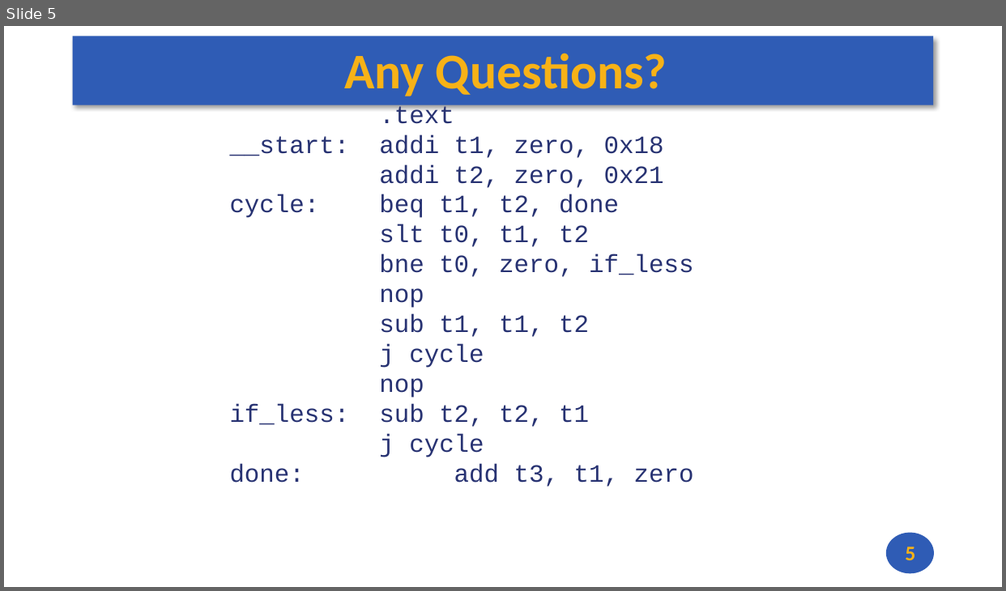
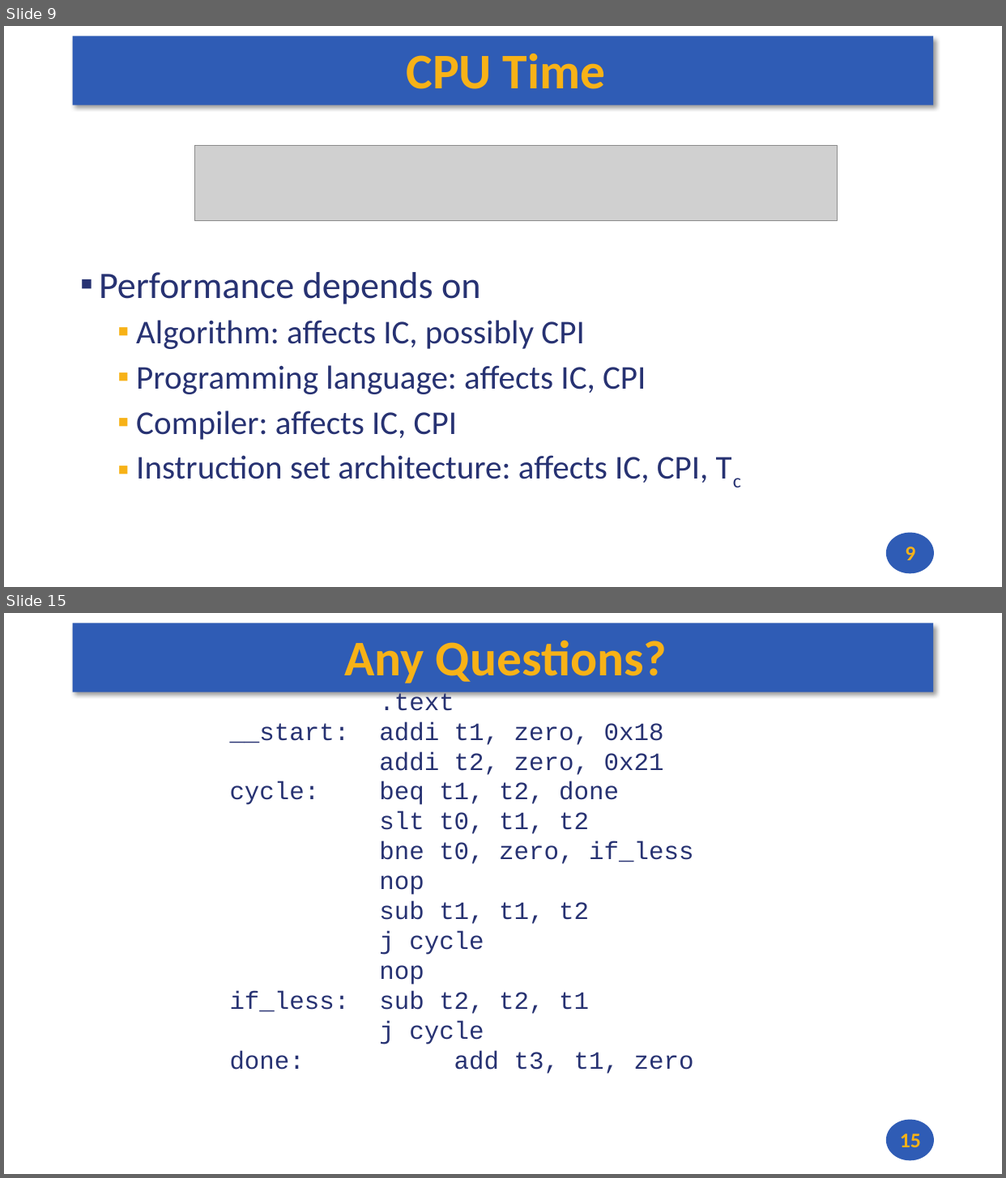
Before and after one commit to andrewt0301/hse-acos-course, a slide deck: docs/part1ca/03_CPU/CA_Lecture_03.pptx. Shown one above the other, each under a label of ours: slide 5 before the commit, slides 9 and 15 after it; the slides between them are not shown. The pictures are 1006x591 and 1006x1178 pixels, drawn with LibreOffice and Linux fonts; fonts in the diff are those of the drawing; grey boxes stand for pictures. Boxes give left, top, right and bottom in pixels: in the first picture for what was removed or moved away, otherwise in the second. Text is boxed around its words. In the diff, an @@ line names an element or a change of style, - is before the commit and + after.

```diff
--- a/docs/part1ca/03_CPU/CA_Lecture_03.pptx
+++ b/docs/part1ca/03_CPU/CA_Lecture_03.pptx
@@ slide 9 added at (4,26,1002,587), background #FFFFFF; not listed: 2 template elements that a slide beside it also shows @@
@@ title added at (406,54,606,89), 48 pt, text #F7B217, bold @@
+CPU Time
@@ picture added at (195,146,837,221) @@
@@ text added at (99,272,709,483), 32 pt, text #273272 @@
+▪ Performance depends on
+  ▪ Algorithm: affects IC, possibly CPI
+  ▪ Programming language: affects IC, CPI
+  ▪ Compiler: affects IC, CPI
+  ▪ Instruction set architecture: affects IC, CPI, Tc
@@ page number added at (905,547,915,561), 20 pt, text #F7B217, bold @@
+9
@@ what was slide 5 is now slide 15 @@
@@ page number at (900,1134,921,1148): text changed @@
-5
+15
```
Also in this commit, not shown: 2 slides changed, 11 other slides added, 2 slides removed, 2 other files.
